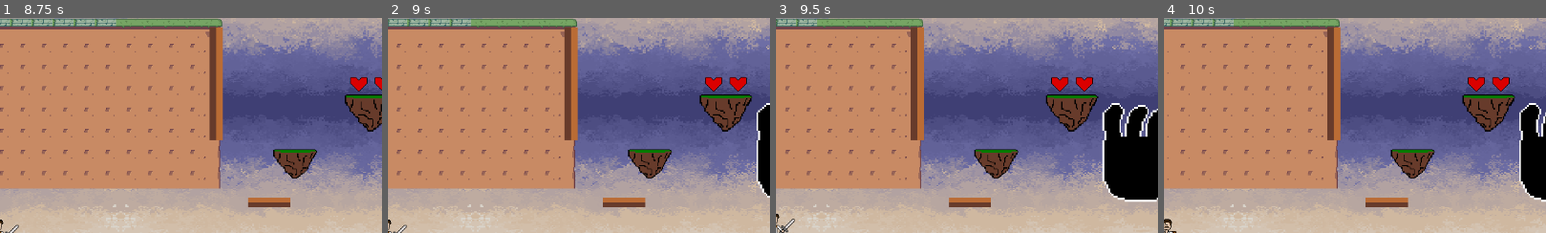
Above: before the commit, frames 1-4 (left to right).
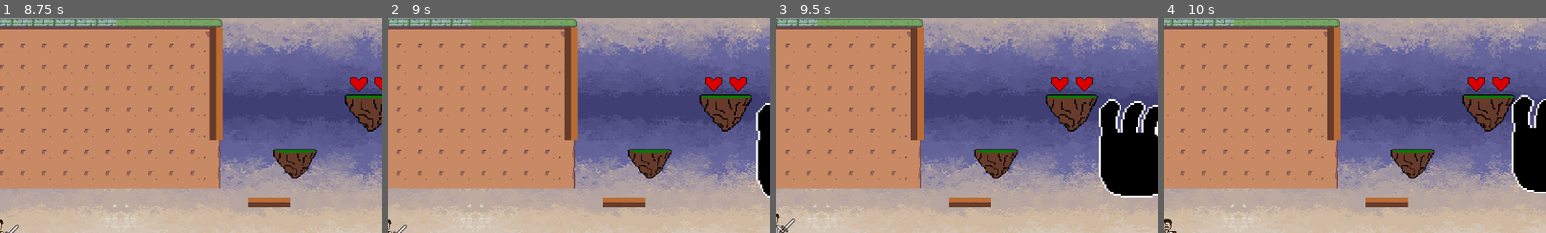
Above: after the commit, the same moments.

Repository: bscott519/NewColossalCrisisGame
Game: Godot game, scene res://Scenes/level_7.tscn
Two runs of this game, one before a commit and one after it. Both use one fixed random seed, a clock stepped at 60 frames per second and the inputs below. This scene is started directly instead of the project's main scene. The engine's default icon, where the game draws it, is replaced by a stand-in: a white triangle on a blue panel in a dark square. Sound files missing from this copy of the repository are replaced by a short silence.
Inputs (mouse positions are % of the whole screen's width and height, from its top left):
- Up to frame 1 (8.75 s): tap Enter (enter) at 0.5, 1.35, 2.85, 4.35, 5.85, 7.35 s; move the mouse to (72, 45) at 0.52 s; hold Enter (enter) 0.53-1.28 s; hold D (right) 0.53-2.03 s; click (72, 45) at 0.6 s; tap Space (jump) at 0.77, 1.52, 3.02, 3.77, 4.52, 6.02, 6.77, 7.52 s; move the mouse to (30, 55) at 1.27 s; click (30, 55) at 1.55 s; move the mouse to (60, 28) at 2.02 s; hold A (left) 2.03-2.78 s; hold Enter (enter) 2.03-2.78 s; click (60, 28) at 2.1 s; move the mouse to (45, 70) at 2.77 s; hold D (right) 2.78-4.28 s; click (45, 70) at 3.05 s; move the mouse to (80, 65) at 3.52 s; hold Enter (enter) 3.53-4.28 s; click (80, 65) at 3.6 s; move the mouse to (20, 35) at 4.27 s; hold A (left) 4.28-5.03 s; click (20, 35) at 4.55 s; move the mouse to (55, 50) at 5.02 s; hold D (right) 5.03-5.78 s; hold Enter (enter) 5.03-5.78 s; click (55, 50) at 5.1 s; move the mouse to (35, 25) at 5.77 s; hold A (left) 5.78-7.28 s; click (35, 25) at 6.05 s; move the mouse to (72, 45) at 6.52 s; hold Enter (enter) 6.53-7.28 s; click (72, 45) at 6.6 s; move the mouse to (30, 55) at 7.27 s; hold D (right) from 7.28 s (still down); click (30, 55) at 7.55 s; move the mouse to (60, 28) at 8.02 s; hold Enter (enter) from 8.03 s (still down); click (60, 28) at 8.1 s
- Up to frame 2 (9 s): keep holding D (right); move the mouse to (45, 70) at 8.77 s; release Enter (enter) at 8.78 s; tap Enter (enter) at 8.85 s
- Up to frame 3 (9.5 s): keep holding D (right); tap Space (jump) at 9.02 s; click (45, 70) at 9.05 s
- Up to frame 4 (10 s): move the mouse to (80, 65) at 9.52 s; release D (right) at 9.53 s; hold A (left) from 9.53 s (still down); hold Enter (enter) from 9.53 s (still down); click (80, 65) at 9.6 s; tap Space (jump) at 9.77 s
The pictures show only the part of the screen within x 50-100%, y 11-61%; the shares and areas given below are measured in that part.

Frame 1 is identical in both runs. In frame 2, 0.1% of the frame differs, in the area x 96-99%, y 39-83%; in frame 3, 2.1%, in the area x 84-100%, y 37-86%; in frame 4, 1.9%.

Commit message:
still building logic for master giant

Diff:
--- a/Scenes/master_giant.tscn
+++ b/Scenes/master_giant.tscn
@@ -110,6 +110,20 @@
 "update": 1,
 "values": [false]
 }
+tracks/8/type = "method"
+tracks/8/imported = false
+tracks/8/enabled = true
+tracks/8/path = NodePath(".")
+tracks/8/interp = 1
+tracks/8/loop_wrap = true
+tracks/8/keys = {
+"times": PackedFloat32Array(2),
+"transitions": PackedFloat32Array(1),
+"values": [{
+"args": [],
+"method": &"increase_idle_count"
+}]
+}
 
 [sub_resource type="Animation" id="Animation_sntci"]
 resource_name = "LaserEyes"
@@ -1164,7 +1178,7 @@
 states/SETUP/position = Vector2(304.06, 101.025)
 states/Start/position = Vector2(139.5, 100.512)
 transitions = ["Start", "SETUP", SubResource("AnimationNodeStateMachineTransition_lp5c8"), "SETUP", "Idle", SubResource …(299 unchanged characters)…
-graph_offset = Vector2(74.2199, 41.595)
+graph_offset = Vector2(100.26, -24.0675)
 
 [sub_resource type="AtlasTexture" id="AtlasTexture_gv2vs"]
 atlas = ExtResource("4_7omvd")
@@ -1282,7 +1296,6 @@
 shape = SubResource("CircleShape2D_lp5c8")
 
 [node name="AnimationTree" type="AnimationTree" parent="."]
-active = false
 tree_root = SubResource("AnimationNodeStateMachine_xa0uu")
 anim_player = NodePath("../AnimationPlayer")
 parameters/conditions/left_swipe = false
--- a/Scripts/master_giant.gd
+++ b/Scripts/master_giant.gd
@@ -1 +1,22 @@
 extends Node2D
+
+@onready var animation_tree = $AnimationTree
+
+const atk_threshold = 1
+const swipes = ["left_swipe", "right_swipe"]
+
+var idle_count = 0
+var atk_set = swipes
+
+func _ready():
+	randomize()
+
+func increase_idle_count():
+	idle_count += 1
+
+	if idle_count > atk_threshold:
+		idle_count = 0
+		attack()
+
+func attack():
+	var atk = atk_set
